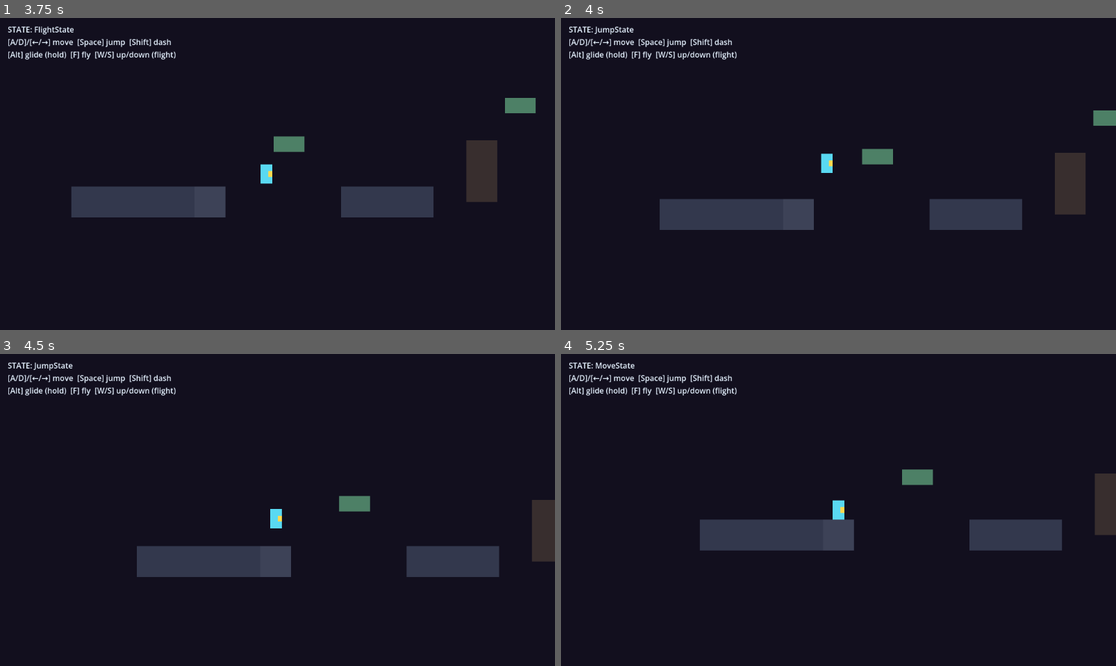
Above: before the commit, frames 1-4 (two rows, left to right).
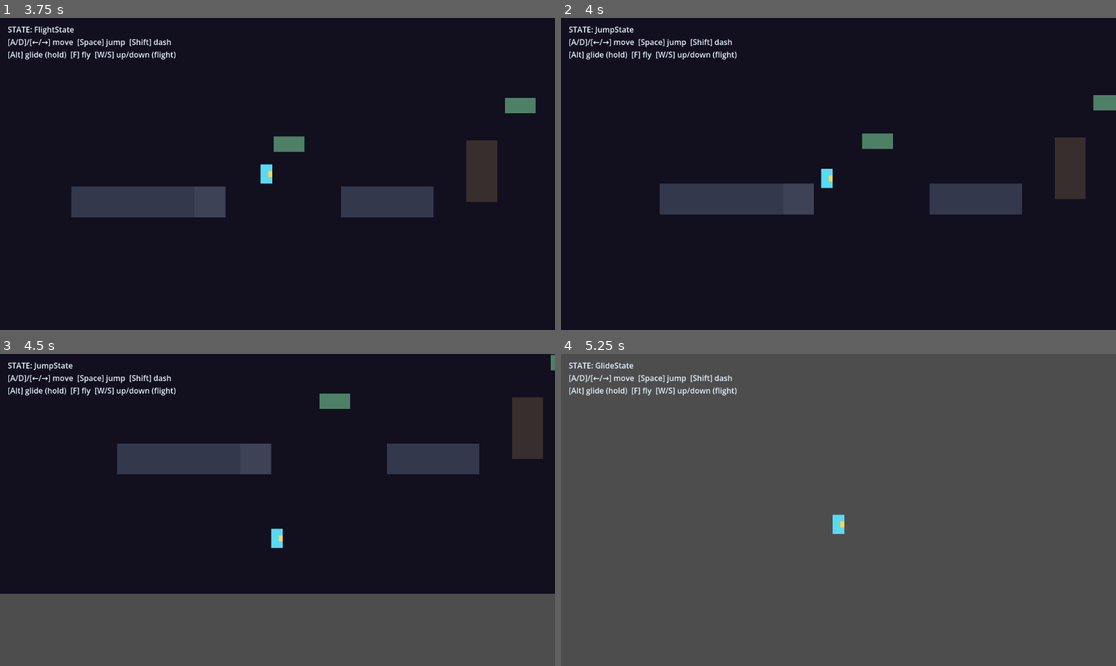
Above: after the commit, the same moments.

Repository: lordiwa/mageRage
Game: Godot game, scene res://levels/test_level.tscn
Same seed, same stepped clock (60 frames per second), same inputs: the game is played once before the commit and once after it.
Inputs (mouse positions are in pixels of both pictures, inside the frame that each line leads up to):
- Up to frame 1 (3.75 s): tap Enter at 0.5, 3.5 s; move the mouse to (399, 158) at 0.52 s; hold D (move_right) 0.53-1.25 s; tap Shift (dash) at 0.6, 3.6 s; click (399, 158) at 0.67 s; tap Space (jump) at 0.77, 1.07, 2, 2.3 s; tap F (fly) at 0.8 s; drag from (166, 189) to (249, 236) at 1.27 s; move the mouse to (333, 105) at 2.02 s; hold D (move_right) 2.03-2.75 s; hold Ctrl (glide) 2.03-2.75 s; drag from (249, 236) to (111, 127) at 2.77 s; move the mouse to (444, 220) at 3.52 s; hold A (move_left) from 3.53 s (still down)
- Up to frame 2 (4 s): keep holding A (move_left); tap Space (jump) at 3.77 s; tap F (fly) at 3.8 s
- Up to frame 3 (4.5 s): tap Space (jump) at 4.07 s; release A (move_left) at 4.25 s; drag from (111, 463) to (194, 432) at 4.27 s
- Up to frame 4 (5.25 s): move the mouse to (866, 510) at 5.02 s; hold S (move_down) from 5.03 s (still down); hold Ctrl (glide) from 5.03 s (still down); click (866, 510) at 5.17 s

Frame 1 is identical in both runs. In frame 2, 6.2% of the frame differs, in the area x 17-100%, y 24-68%; in frame 3, 35%; in frame 4, 99%, in the area x 0-100%, y 0-100%.

Commit message:
fix(TASK-005): jump buffering, flight exit, and dash coverage
Resolve reviewer BLOCK on the movement demo:
- HIGH: jump buffer was consumed before the coyote check (short-circuit),
  discarding mid-air presses. Peek with has_buffered_jump() and only
  consume() on the frame the jump commits, so a press while falling fires
  on the landing frame. Regression test proven load-bearing.
- MED: FlightState exits to MoveState on is_on_floor(); fly-toggle sets a
  one-shot suppress_jump_impulse so exiting flight no longer re-launches
  upward or re-grants the air dash.
- MED: add GUT coverage for air dash (facing burst + one-shot per airtime).
- LOW: make JumpState/GlideState exits mutually exclusive (floor>fly>glide).

GUT: 24/24 pass (exit 0). Headless scene run clean.

Co-Authored-By: Claude Opus 4.8 (1M context) <noreply@anthropic.com>

Diff:
--- a/scripts/fsm/states/flight_state.gd
+++ b/scripts/fsm/states/flight_state.gd
@@ -21,6 +21,14 @@
 		player.facing = signf(input.x)
 	player.move_and_slide()
 
-	# Toggle out of flight -> resume gravity-bound airborne handling.
+	# Landed while flying -> grounded handling (no free re-launch through Jump).
+	if player.is_on_floor():
+		transition_to("MoveState")
+		return
+
+	# Toggle out of flight -> resume gravity-bound airborne handling. Flag the
+	# next JumpState entry to skip the launch impulse / dash reset, so leaving
+	# flight is not a free upward leap that also re-grants the air dash.
 	if Input.is_action_just_pressed("fly"):
+		player.suppress_jump_impulse = true
 		transition_to("JumpState")
--- a/scripts/fsm/states/glide_state.gd
+++ b/scripts/fsm/states/glide_state.gd
@@ -19,9 +19,12 @@
 		player.facing = signf(dir)
 	player.move_and_slide()
 
+	# Exits are mutually exclusive: at most one transition request per frame.
+	if player.is_on_floor():
+		transition_to("MoveState")
+		return
+	if player.abilities.has("electricity") and Input.is_action_just_pressed("fly"):
+		transition_to("FlightState")
+		return
 	if not Input.is_action_pressed("glide"):
 		transition_to("JumpState")
-	if player.abilities.has("electricity") and Input.is_action_just_pressed("fly"):
-		transition_to("FlightState")
-	if player.is_on_floor():
-		transition_to("MoveState")
--- a/scripts/fsm/states/jump_state.gd
+++ b/scripts/fsm/states/jump_state.gd
@@ -17,9 +17,15 @@
 var _dash_timer := 0.0
 
 func enter() -> void:
-	player.velocity.y = JUMP_VELOCITY      # the leap impulse
-	_dash_used = false
 	_dash_timer = 0.0
+	# When entering from a flight toggle (not a real jump), skip the launch
+	# impulse and keep the air dash spent, so toggling flight off is not a free
+	# upward leap that also re-grants the dash. The flag is one-shot.
+	if player.suppress_jump_impulse:
+		player.suppress_jump_impulse = false
+	else:
+		player.velocity.y = JUMP_VELOCITY  # the leap impulse
+		_dash_used = false
 
 func physics_update(delta: float) -> void:
 	var dir := Input.get_axis("move_left", "move_right")
@@ -50,15 +56,19 @@
 	player.velocity.x = dir * SPEED
 	player.move_and_slide()
 
-	# Ice unlock: hold glide while descending for hang-time.
-	if player.abilities.has("ice") \
-			and player.velocity.y > 0.0 and Input.is_action_pressed("glide"):
-		transition_to("GlideState")
+	# Exits are mutually exclusive: request at most one transition per frame so
+	# two requests can't race in the same physics step.
+	if player.is_on_floor():
+		transition_to("MoveState")
+		return
 
 	# Electricity unlock: free flight. Gated here so without electricity the
 	# fly input is a no-op (ability gating).
 	if player.abilities.has("electricity") and Input.is_action_just_pressed("fly"):
 		transition_to("FlightState")
+		return
 
-	if player.is_on_floor():
-		transition_to("MoveState")
+	# Ice unlock: hold glide while descending for hang-time.
+	if player.abilities.has("ice") \
+			and player.velocity.y > 0.0 and Input.is_action_pressed("glide"):
+		transition_to("GlideState")
--- a/scripts/fsm/states/move_state.gd
+++ b/scripts/fsm/states/move_state.gd
@@ -28,7 +28,13 @@
 		player.facing = signf(dir)
 	player.move_and_slide()
 
-	# Buffered jump: Player records "jump pressed" for a short window; we fire it
-	# as soon as we are within coyote grace. Fire unlock gates the leap.
-	if player.abilities.has("fire") and player.consume_jump_buffer() and _coyote > 0.0:
+	# Buffered jump: the Player records "jump pressed" for a short window. We must
+	# only CONSUME the buffer on the frame the jump actually fires, otherwise a
+	# press made while falling (coyote already 0) would be cleared every frame and
+	# the buffered jump would be lost before landing. So: check the floor/coyote
+	# condition FIRST (peek, don't clear), then consume when we commit. On the
+	# landing frame is_on_floor() re-seeds _coyote above, so a jump buffered in
+	# mid-air fires on touchdown. Fire unlock gates the leap.
+	if player.abilities.has("fire") and _coyote > 0.0 and player.has_buffered_jump():
+		player.consume_jump_buffer()
 		transition_to("JumpState")
--- a/scripts/player/player.gd
+++ b/scripts/player/player.gd
@@ -16,6 +16,11 @@
 ## -1 = facing left, +1 = facing right. Used by air dash for its burst direction.
 var facing := 1.0
 
+## One-shot: when true, the next JumpState entry skips the launch impulse + dash
+## reset. Set by FlightState when toggling flight off so leaving flight does not
+## grant a free upward leap (and re-grant the air dash).
+var suppress_jump_impulse := false
+
 var _jump_buffer := 0.0
 
 func _ready() -> void:
@@ -31,7 +36,13 @@
 		_jump_buffer = JUMP_BUFFER
 	_jump_buffer = maxf(_jump_buffer - delta, 0.0)
 
-## Returns true once if a jump was buffered and still valid, clearing it.
+## Peek: is a jump currently buffered? Does NOT clear the buffer, so a state can
+## check the floor/coyote condition before committing to fire.
+func has_buffered_jump() -> bool:
+	return _jump_buffer > 0.0
+
+## Returns true once if a jump was buffered, clearing it. Call only when the jump
+## actually fires.
 func consume_jump_buffer() -> bool:
 	if _jump_buffer > 0.0:
 		_jump_buffer = 0.0
--- a/scripts/ui/debug_hud.gd
+++ b/scripts/ui/debug_hud.gd
@@ -16,6 +16,11 @@
 	var sm := get_node_or_null(state_machine_path) as StateMachine
 	if sm != null:
 		sm.state_changed.connect(_on_state_changed)
+		# Load-order note: the StateMachine emits state_changed during its own
+		# _ready (initial-state activation), which runs before this HUD's _ready
+		# (the Player is authored above DebugHUD in the level, and Godot readies
+		# nodes in tree order). We therefore miss that first emission and must
+		# seed the label from current_state here.
 		if sm.current_state != null:
 			_state_name = sm.current_state.name
 	_refresh()
--- a/test/helpers/fake_player.gd
+++ b/test/helpers/fake_player.gd
@@ -12,6 +12,9 @@
 var abilities: Dictionary = {}
 var on_floor := false
 var gravity := Vector2(0, 980)
+## When true, the next JumpState.enter() skips the launch impulse + dash reset
+## (used when JumpState is entered from a flight toggle, not a real jump).
+var suppress_jump_impulse := false
 var _jump_buffered := false
 
 func is_on_floor() -> bool:
@@ -24,6 +27,11 @@
 	# No physics server in unit tests; floor state is whatever the test set.
 	return false
 
+## Peek: is a jump currently buffered? Does NOT clear the buffer.
+func has_buffered_jump() -> bool:
+	return _jump_buffered
+
+## Clears and returns the buffered-jump flag (call only when firing the jump).
 func consume_jump_buffer() -> bool:
 	if _jump_buffered:
 		_jump_buffered = false
--- a/test/test_movement_transitions.gd
+++ b/test/test_movement_transitions.gd
@@ -70,6 +70,38 @@
 	assert_signal_not_emitted(st, "transition_requested")
 
 
+func test_move_buffered_jump_while_falling_fires_on_landing() -> void:
+	# REGRESSION (review HIGH): a jump pressed while airborne with coyote already
+	# expired must survive until the player lands and fire on the landing frame.
+	# The old guard consumed the buffer every frame before checking coyote, so
+	# the buffered press was discarded mid-air and never fired on touchdown.
+	var fake := FakePlayer.new()
+	add_child_autofree(fake)
+	fake.abilities = {"fire": true}
+
+	var st := _make_state(MoveState, fake)
+	st.enter()                       # seeds coyote
+
+	# Player walks off a ledge: airborne, coyote expires.
+	fake.on_floor = false
+	for i in range(20):              # ~0.32s, well past COYOTE_TIME 0.10s
+		st.physics_update(0.05)
+
+	# Press jump while still falling (buffered, coyote already 0).
+	fake.buffer_jump()
+	st.physics_update(0.016)         # mid-air frame: must NOT discard the buffer
+
+	# Now land.
+	fake.on_floor = true
+	watch_signals(st)
+	st.physics_update(0.016)         # landing frame: buffered jump should fire
+
+	assert_signal_emitted_with_parameters(
+		st, "transition_requested", [st, "JumpState"])
+	assert_true(fake.has_buffered_jump() == false,
+		"buffer should be consumed exactly when the jump fires")
+
+
 # --- JumpState: glide / land ----------------------------------------------
 
 func test_jump_to_glide_when_descending_and_glide_held() -> void:
@@ -219,3 +251,113 @@
 
 	assert_signal_emitted_with_parameters(
 		st, "transition_requested", [st, "JumpState"])
+
+
+func test_flight_to_move_when_on_floor() -> void:
+	# Landing while flying should drop to MoveState, not re-launch via Jump.
+	var fake := FakePlayer.new()
+	add_child_autofree(fake)
+	fake.abilities = {"electricity": true}
+	fake.on_floor = true
+
+	var st := _make_state(FlightState, fake)
+	st.enter()
+	watch_signals(st)
+	st.physics_update(0.016)
+
+	assert_signal_emitted_with_parameters(
+		st, "transition_requested", [st, "MoveState"])
+
+
+func test_flight_exit_to_jump_sets_suppress_impulse() -> void:
+	# Toggling flight off mid-air must NOT grant a free upward leap: FlightState
+	# tells the player to suppress the next JumpState launch impulse.
+	var fake := FakePlayer.new()
+	add_child_autofree(fake)
+	fake.abilities = {"electricity": true}
+	fake.on_floor = false
+
+	var st := _make_state(FlightState, fake)
+	st.enter()
+	Input.action_press("fly")
+	st.physics_update(0.016)
+
+	assert_true(fake.suppress_jump_impulse,
+		"flight toggle-off must flag the jump impulse to be suppressed")
+
+
+# --- JumpState: launch impulse vs. suppressed (flight) entry ---------------
+
+func test_jump_enter_applies_launch_impulse() -> void:
+	var fake := FakePlayer.new()
+	add_child_autofree(fake)
+	fake.velocity = Vector2(0, 0)
+
+	var st := _make_state(JumpState, fake)
+	st.enter()
+
+	assert_eq(fake.velocity.y, JumpState.JUMP_VELOCITY,
+		"a real jump entry should apply the launch impulse")
+
+
+func test_jump_enter_from_flight_skips_impulse_and_dash_reset() -> void:
+	var fake := FakePlayer.new()
+	add_child_autofree(fake)
+	fake.velocity = Vector2(0, 120)        # falling out of flight
+	fake.suppress_jump_impulse = true
+
+	var st := _make_state(JumpState, fake)
+	st.enter()
+
+	assert_eq(fake.velocity.y, 120.0,
+		"flight-toggle entry must NOT re-apply the upward launch impulse")
+	assert_false(fake.suppress_jump_impulse,
+		"the suppress flag is one-shot and cleared on use")
+
+
+# --- JumpState: air dash (AC5) --------------------------------------------
+
+func test_jump_air_dash_bursts_in_facing_direction() -> void:
+	var fake := FakePlayer.new()
+	add_child_autofree(fake)
+	fake.abilities = {"fire": true}
+	fake.on_floor = false
+	fake.facing = 1.0
+	fake.velocity = Vector2(0, -50)
+
+	var st := _make_state(JumpState, fake)
+	st.enter()
+	Input.action_press("dash")
+	st.physics_update(0.016)
+
+	assert_eq(fake.velocity.x, fake.facing * JumpState.DASH_SPEED,
+		"air dash should burst horizontally in the facing direction")
+
+
+func test_jump_air_dash_is_one_shot_per_airtime() -> void:
+	var fake := FakePlayer.new()
+	add_child_autofree(fake)
+	fake.abilities = {"fire": true}
+	fake.on_floor = false
+	fake.facing = 1.0
+	fake.velocity = Vector2(0, -50)
+
+	var st := _make_state(JumpState, fake)
+	st.enter()
+
+	# First dash consumes the single air dash.
+	Input.action_press("dash")
+	st.physics_update(0.016)
+	Input.action_release("dash")
+
+	# Let the dash window elapse so we are back to normal air control.
+	for i in range(20):
+		st.physics_update(0.016)
+
+	# A second dash press must NOT produce another burst.
+	fake.velocity = Vector2(0, 20)
+	Input.action_press("dash")
+	st.physics_update(0.016)
+
+	assert_ne(fake.velocity.x, fake.facing * JumpState.DASH_SPEED,
+		"only one air dash is allowed per airtime")
